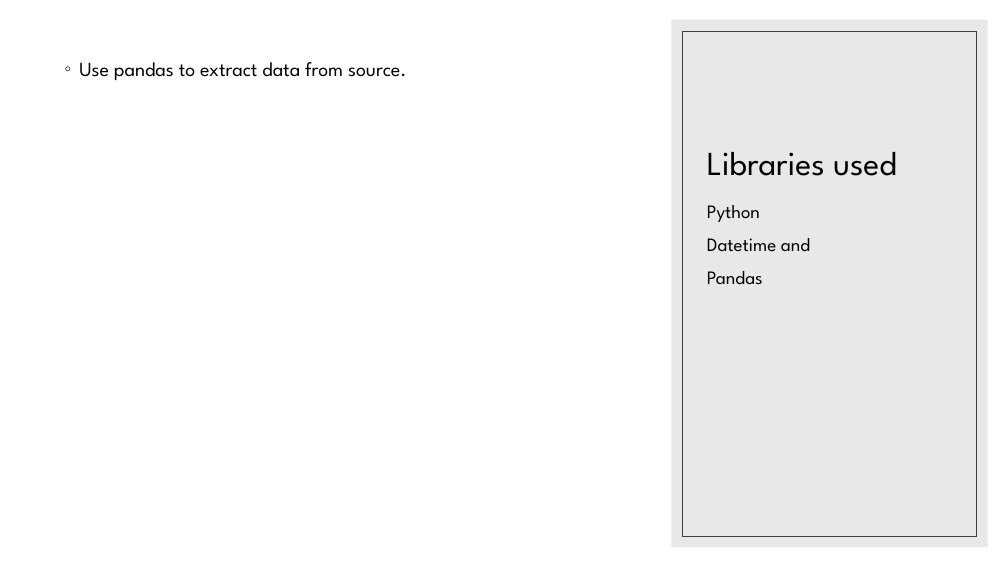
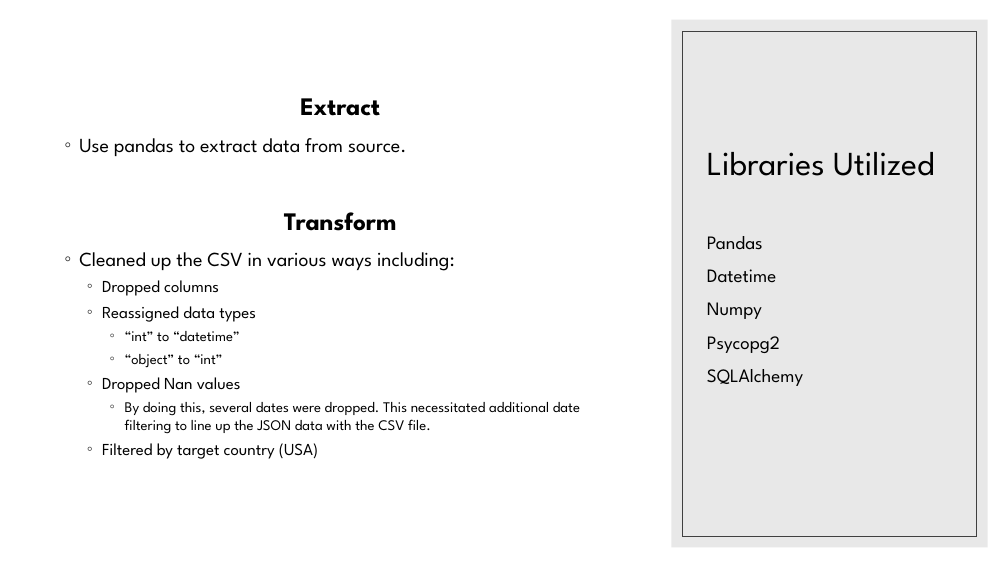
Before and after one commit to bmedford01/ETL_Project, a slide deck: slide 4 of covid19 usa vaccination.pptx. Drawn at 1008x567 pixels with LibreOffice and Linux fonts; fonts in the diff are those of the drawing. Boxes give left, top, right and bottom in pixels: in the first picture for what was removed or moved away, otherwise in the second. Text is boxed around its words. In the diff, an @@ line names an element or a change of style, - is before the commit and + after.

```diff
--- a/covid19 usa vaccination.pptx
+++ b/covid19 usa vaccination.pptx
@@ text at bbox=[300, 98, 380, 116]: paragraph added @@
+Extract
@@ title at bbox=[707, 152, 935, 176]: text changed @@
-Libraries used
+Libraries Utilized
@@ text at bbox=[707, 205, 810, 252]: paragraphs removed @@
-Python
-Datetime and
@@ text at bbox=[79, 212, 580, 459]: paragraphs added @@
+Transform
+◦ Cleaned up the CSV in various ways including:
+  ◦ Dropped columns
+  ◦ Reassigned data types
+    ◦ “int” to “datetime”
+    ◦ “object” to “int”
+  ◦ Dropped Nan values
+    ◦ By doing this, several dates were dropped. This necessitated additional date filtering to line up the JSON data with the CSV file.
+  ◦ Filtered by target country (USA)
@@ text at bbox=[707, 269, 803, 386]: paragraphs added @@
+Datetime
+Numpy
+Psycopg2
+SQLAlchemy
```
Also in this commit, not shown: 1 other slide changed, 2 slides added, 1 slide removed, 2 other files.
